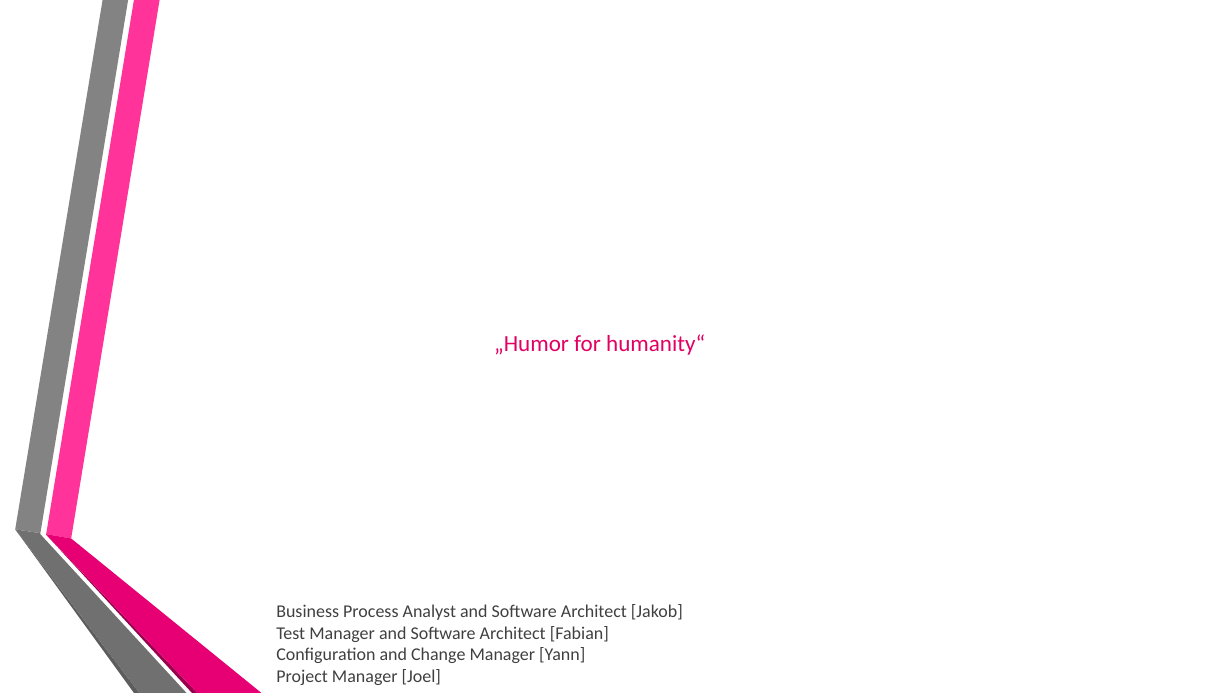
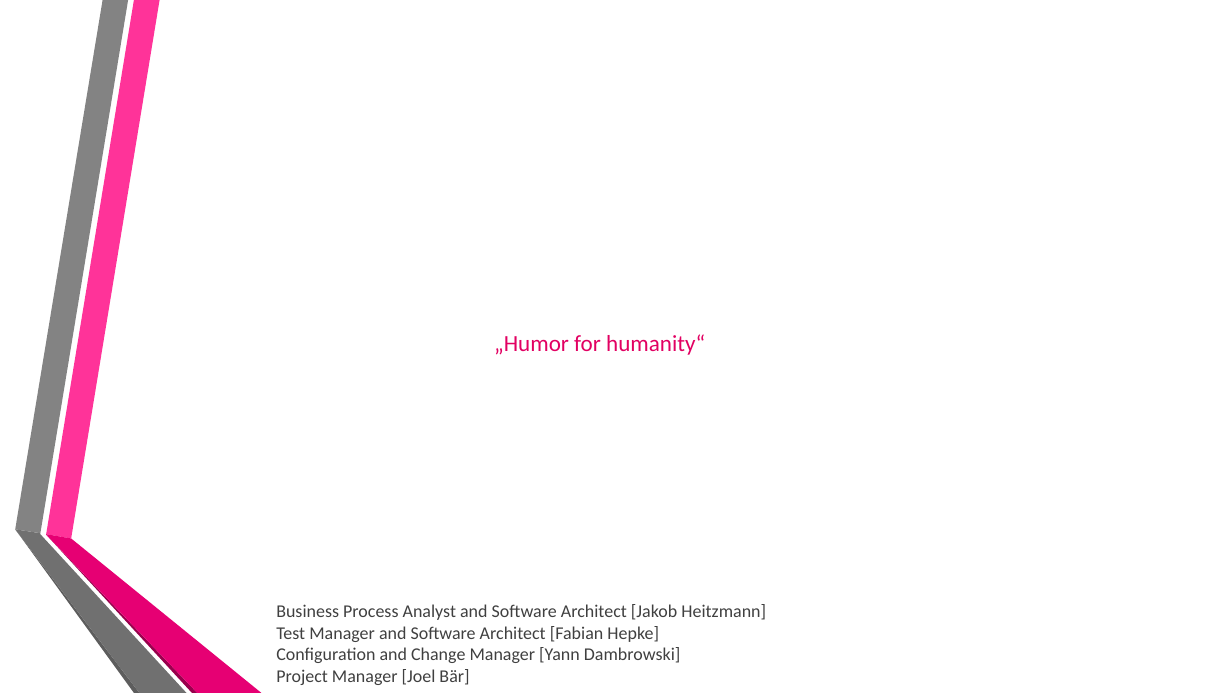
Before and after one commit to BaerJoel/Doc-MemeVZ, a slide deck: slide 1 of MidTermPresentation.pptx. Drawn at 1232x693 pixels with LibreOffice and Linux fonts; fonts in the diff are those of the drawing; background and template pictures are left out. Boxes give left, top, right and bottom in pixels: in the first picture for what was removed or moved away, otherwise in the second. Text is boxed around its words. In the diff, an @@ line names an element or a change of style, - is before the commit and + after.

```diff
--- a/MidTermPresentation.pptx
+++ b/MidTermPresentation.pptx
@@ text at box(276, 604, 766, 685): text changed @@
-Business Process Analyst and Software Architect [Jakob]
-Test Manager and Software Architect [Fabian]
-Configuration and Change Manager [Yann]
-Project Manager [Joel]
+Business Process Analyst and Software Architect [Jakob Heitzmann]
+Test Manager and Software Architect [Fabian Hepke]
+Configuration and Change Manager [Yann Dambrowski]
+Project Manager [Joel Bär]
```
Also in this commit, not shown: 2 other slides changed, 1 slide added.
